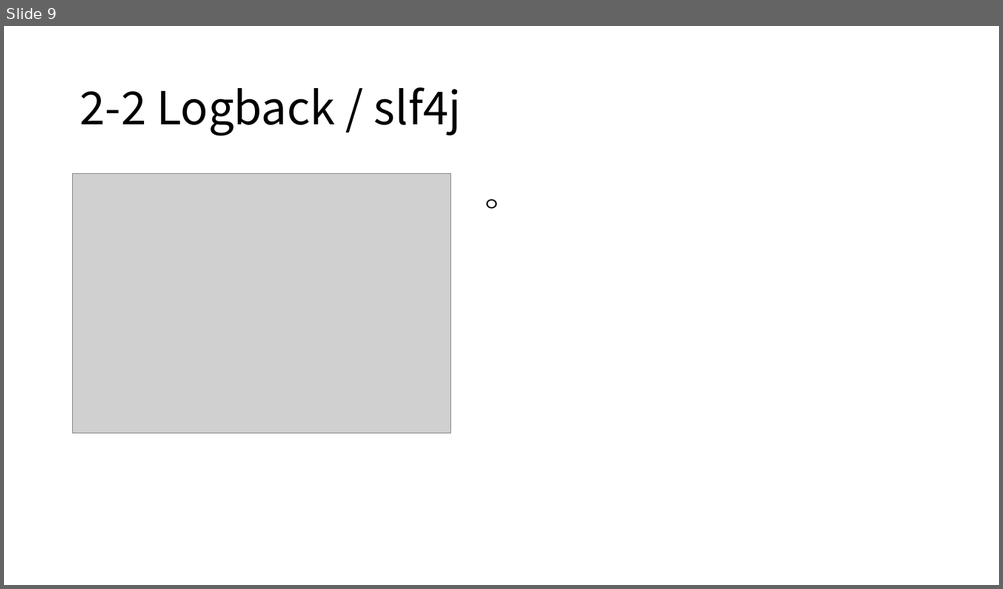
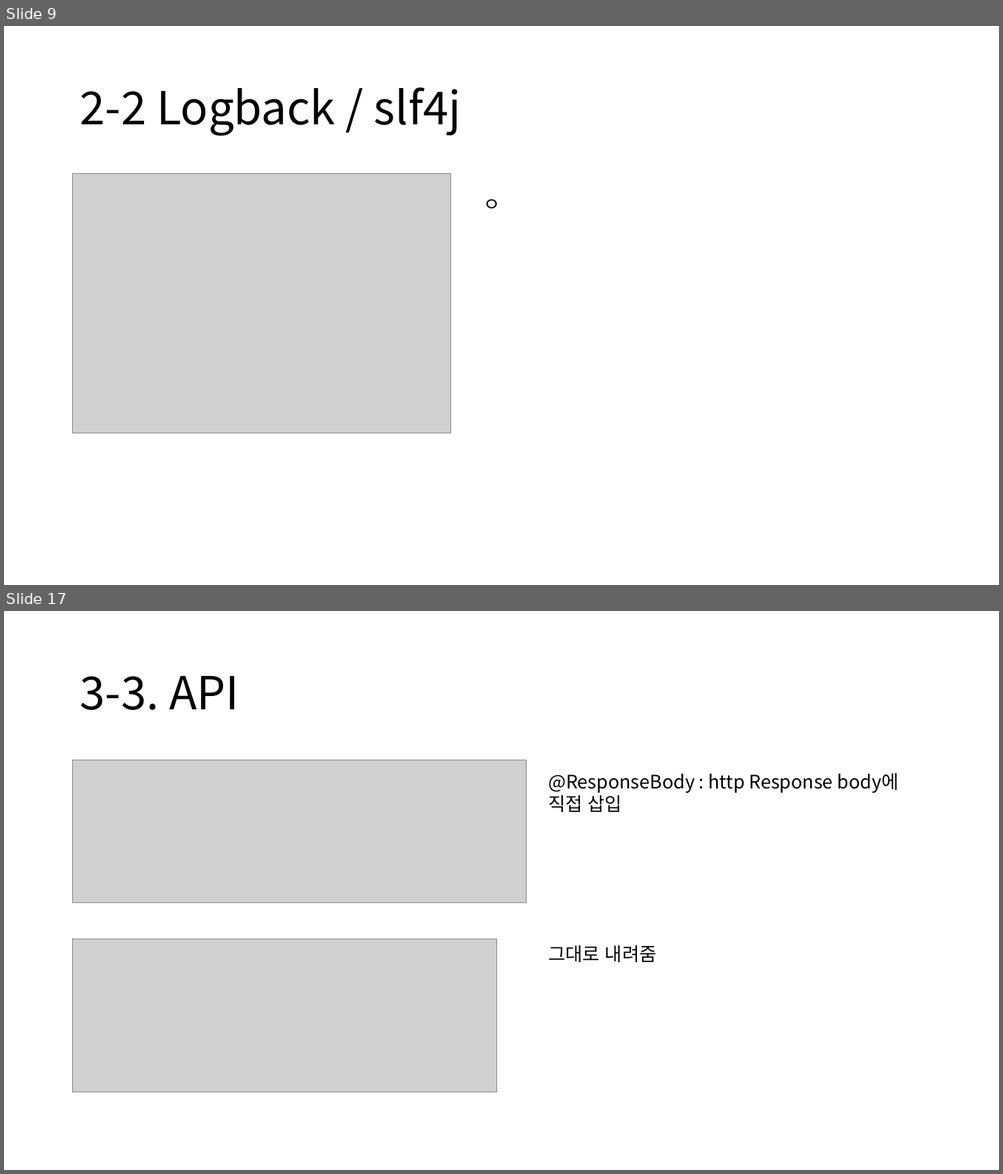
Before and after one commit to rkadbwkd/Spring-basic, a slide deck: Spring-basic.pptx. Shown one above the other, each under a label of ours: slide 9 before the commit, slides 9 and 17 after it; the slides between them are not shown. The pictures are 1003x589 and 1003x1174 pixels, drawn with LibreOffice and Linux fonts; fonts in the diff are those of the drawing; grey boxes stand for pictures. Boxes give left, top, right and bottom in pixels: in the first picture for what was removed or moved away, otherwise in the second. Text is boxed around its words. In the diff, an @@ line names an element or a change of style, - is before the commit and + after.

```diff
--- a/Spring-basic.pptx
+++ b/Spring-basic.pptx
@@ slide 17 added at <box>4,611,999,1170</box>, background #FFFFFF @@
@@ title added at <box>79,676,239,710</box>, 44 pt, text #000000 @@
+3-3. API
@@ picture added at <box>73,760,526,903</box> @@
@@ text added at <box>548,773,899,812</box>, 18 pt, text #000000 @@
+@ResponseBody : http Response body에 직접 삽입
@@ picture added at <box>73,940,497,1092</box> @@
@@ text added at <box>548,945,657,963</box>, 18 pt, text #000000 @@
+그대로 내려줌
```
Also in this commit, not shown: 1 slide changed, 9 other slides added, 3 other files.
